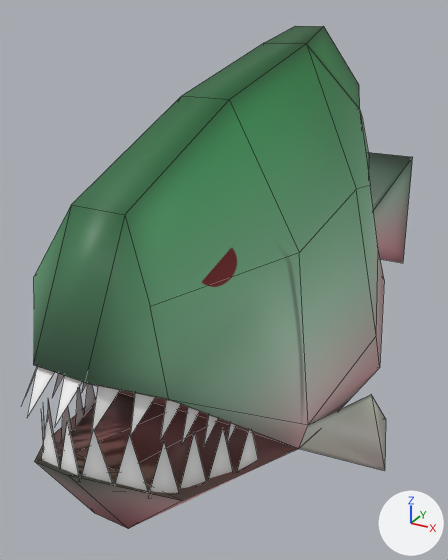
The FBX model ShiotanGame/Assets/Prefab/Piranha/pirania_ani_attack.fbx as it was, and as the next commit left it.
The view is the same before and after, from a camera (50 mm lens) standing at (0.025, -0.0549, 0.0819) and looking at (-0.0056, 0.0008, 0.054). The axes (+X, +Y, +Z) are drawn at lower right. The lights are the same throughout. Mesh edges are drawn as thin lines. Where no turn or scale is listed for an object, it has been applied to the vertices.
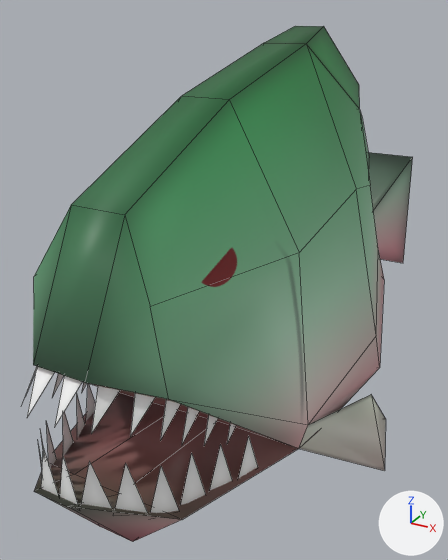
Where the newer file only moved an object's origin or applied its transform, the numbers keep the older frame.

Location of each change, [x1, y1, x2, y2] in pixels of the pictures (448 x 560 px; the box of a moved part takes in the faces that stretch with it):
'pPlane23', reshaped
    before: [24, 26, 413, 529]
    after: [24, 26, 413, 542]
part 1 of me_mesh, moved or reshaped
    before: [35, 384, 308, 529]
    after: [34, 384, 308, 542]

What changed in the scene script:
```text
Change me_mesh:
    used by ob_pplane23; location = (0.0, 0.007, 0.0602)
    remove me_mesh.from_pydata(...)  # 161 vertices, 105 faces; spans x -0.0161..0.0161, y -0.0395..0.0401, z -0.0199..0.0199
    add me_mesh.from_pydata(...)  # 161 vertices, 105 faces; spans x -0.0161..0.0161, y -0.0398..0.0401, z -0.0199..0.0199
    me_mesh part 1: 52 of the vertices in x -0.0083..0.0083, y -0.0394..-0.0216, z -0.0187..-0.0021 are turned 5.3 degrees about the x axis through their middle, then moved by (0.0, 0.0, -0.0013)
```
